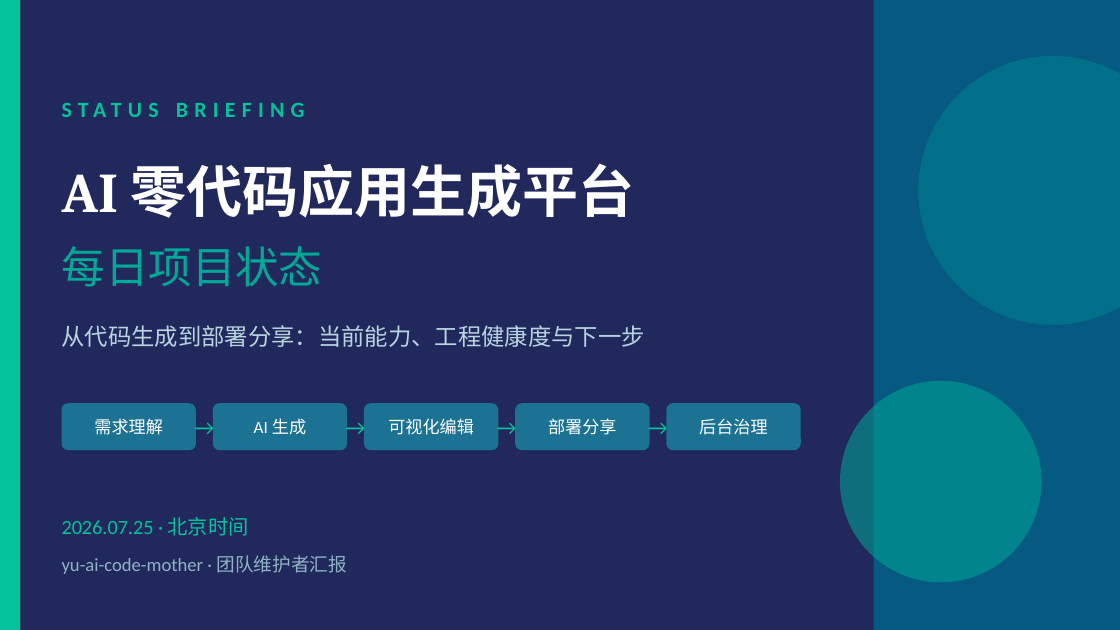
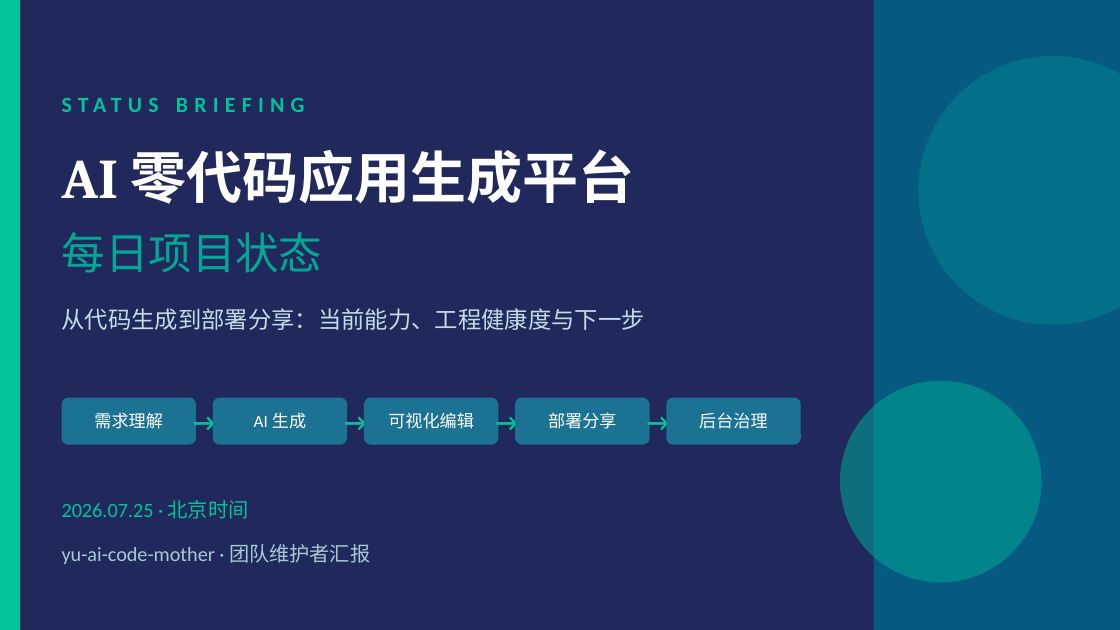
Before and after one commit to liyupi/yu-ai-code-mother, a slide deck: slide 1 of docs/reports/project-status-2026-07-25.pptx. Drawn at 1120x630 pixels with LibreOffice and Linux fonts; fonts in the diff are those of the drawing. Boxes give left, top, right and bottom in pixels: in the first picture for what was removed or moved away, otherwise in the second. Text is boxed around its words. In the diff, an @@ line names an element or a change of style, - is before the commit and + after.

```diff
--- a/docs/reports/project-status-2026-07-25.pptx
+++ b/docs/reports/project-status-2026-07-25.pptx
@@ text "AI 零代码应用生成平台" moved from (x1=62, y1=163, x2=634, y2=218) to (x1=62, y1=149, x2=634, y2=204) @@
@@ text "每日项目状态" moved from (x1=62, y1=246, x2=323, y2=287) to (x1=62, y1=232, x2=323, y2=273) @@
@@ text "从代码生成到部署分享：当前能力、工程健康度与下一步" moved from (x1=62, y1=325, x2=645, y2=347) to (x1=62, y1=308, x2=645, y2=330) @@
@@ text "从代码生成到部署分享：当前能力、工程健康度与下一步" at (x1=62, y1=308, x2=645, y2=330): text colour #B8D4E0 to #C5DCE6 @@
@@ size 14 to 16 pt, bold on in 4 elements at (x1=190, y1=398, x2=218, y2=445), (x1=342, y1=398, x2=370, y2=445), (x1=493, y1=398, x2=521, y2=445), (x1=644, y1=398, x2=672, y2=445) @@
@@ 6 texts, 5 rounded rectangles moved together from (x1=62, y1=90, x2=823, y2=450) to (x1=62, y1=84, x2=823, y2=445) @@
@@ text "2026.07.25 · 北京时间" moved from (x1=62, y1=517, x2=249, y2=536) to (x1=62, y1=500, x2=249, y2=519) @@
@@ text "yu-ai-code-mother · 团队维护者汇报" moved from (x1=62, y1=555, x2=348, y2=574) to (x1=62, y1=544, x2=370, y2=564) @@
@@ text "yu-ai-code-mother · 团队维护者汇报" at (x1=62, y1=544, x2=370, y2=564): size 12 to 13 pt, text colour #8FB3C4 to #A8C8D6 @@
```
Also in this commit, not shown: 9 other slides changed.
